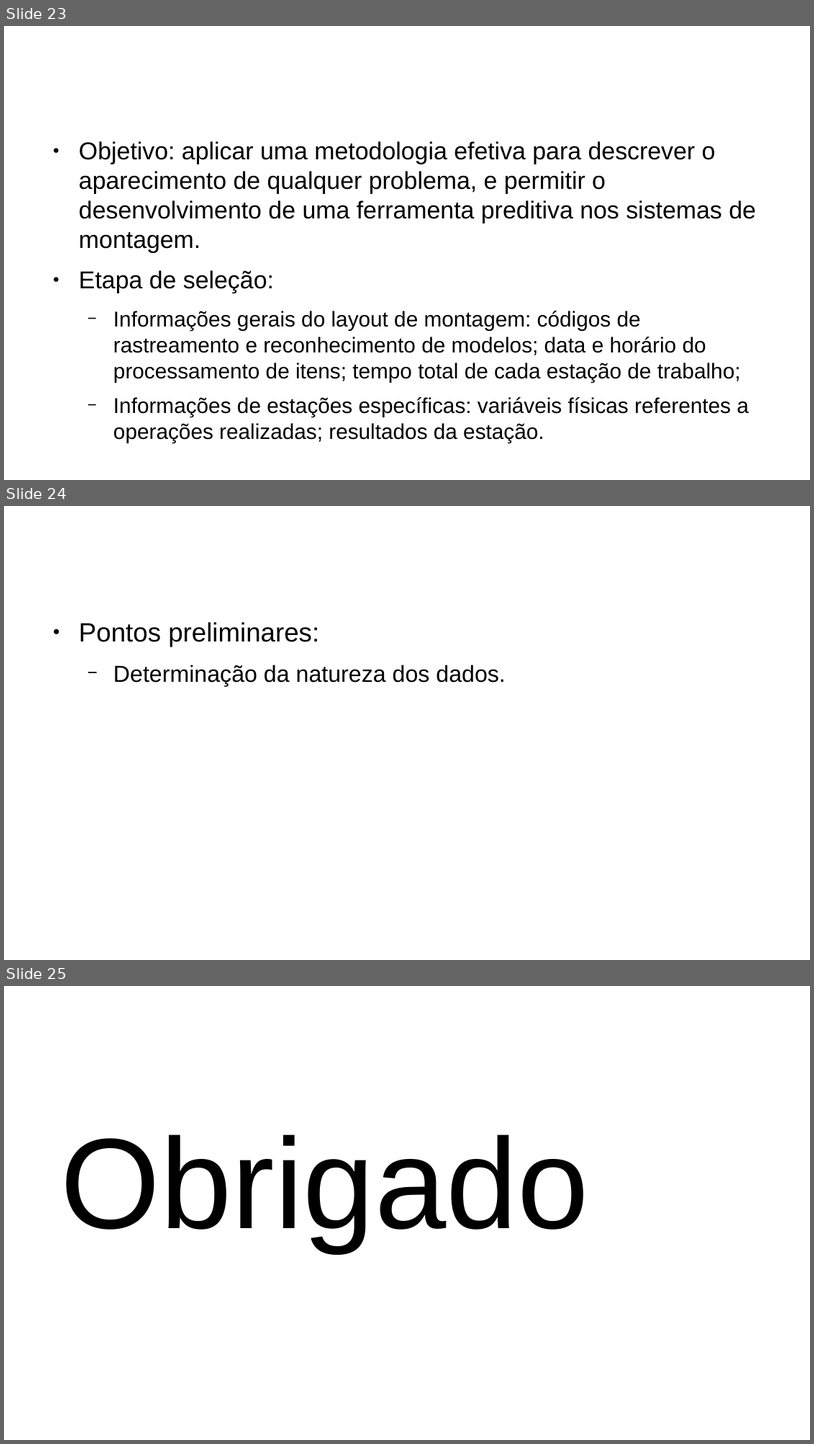
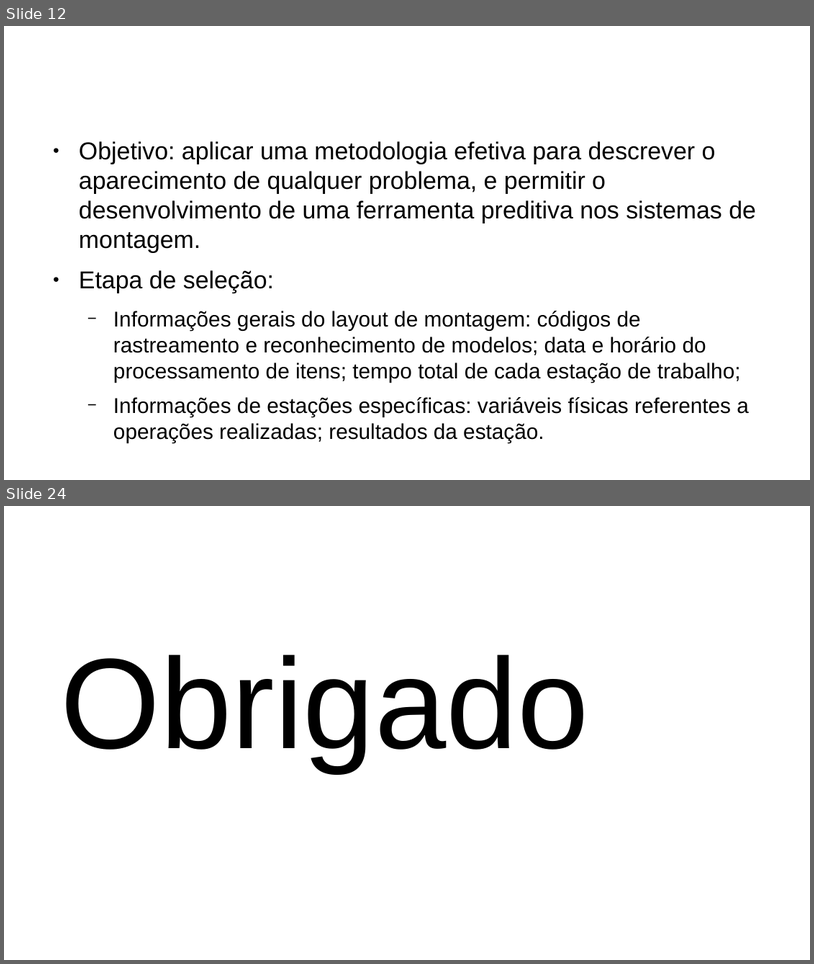
Before and after one commit to ShironCat/UNESP, a slide deck: SEM6/BD2/seminario/kdd-em-big-data.odp. Shown one above the other, each under a label of ours: slides 23, 24 and 25 before the commit, slides 12 and 24 after it; the slides between them are not shown. The pictures are 814x1444 and 814x964 pixels, drawn with LibreOffice and Linux fonts; fonts in the diff are those of the drawing; background and template pictures are left out. Boxes give left, top, right and bottom in pixels: in the first picture for what was removed or moved away, otherwise in the second. Text is boxed around its words. In the diff, an @@ line names an element or a change of style, - is before the commit and + after.

```diff
--- a/SEM6/BD2/seminario/kdd-em-big-data.odp
+++ b/SEM6/BD2/seminario/kdd-em-big-data.odp
@@ slide 24 removed at bbox=[4, 506, 810, 960], background #FFFFFF @@
@@ title removed at bbox=[44, 523, 606, 598] @@
-Exemplo
@@ text removed at bbox=[79, 622, 506, 686] @@
-● Pontos preliminares:
-  − Determinação da natureza dos dados.
@@ what was slide 23 is now slide 12 @@
@@ what was slide 25 is now slide 24 @@
```
Also in this commit, not shown: 1 other file.
